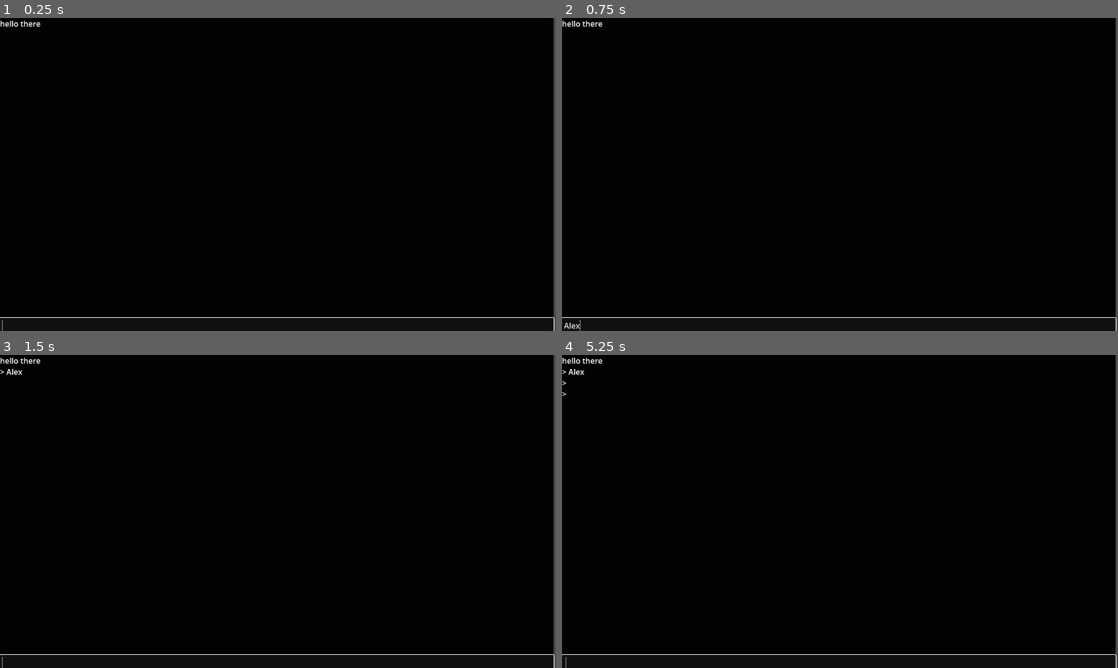
Above: before the commit, frames 1-4 (two rows, left to right).
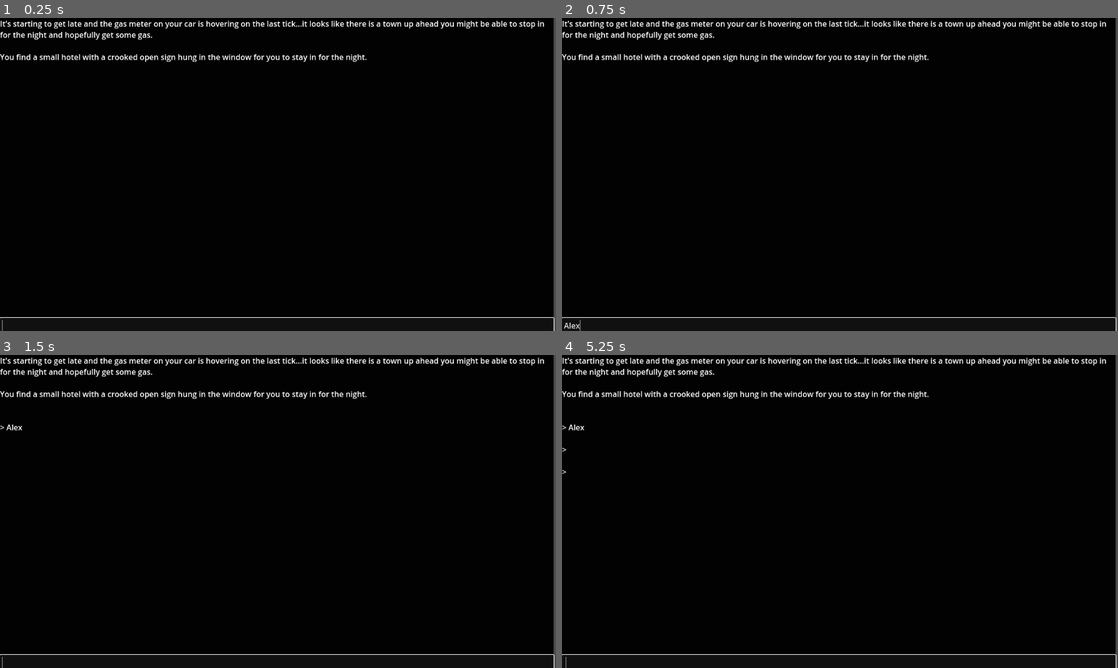
Above: after the commit, the same moments.

Repository: claramckinley/TextAdventure
Game: Godot game, scene res://main/text_adventure.tscn
The game is run twice, just before and just after one commit, with the same random seed, the same clock (stepped at 60 frames per second) and the same inputs.
Inputs (mouse positions are in pixels of both pictures, inside the frame that each line leads up to):
- Up to frame 1 (0.25 s): no input
- Up to frame 2 (0.75 s): click (840, 324) at 0.52 s; type "Alex" at 0.6 s
- Up to frame 3 (1.5 s): tap Enter at 1.25 s
- Up to frame 4 (5.25 s): tap Space at 2, 3.5, 5 s; tap Enter at 2.75, 4.25 s

The runs differ from the first frame. In frame 1, 2.0% of the frame differs, in the area x 0-98%, y 0-14%; in frame 2, 2.0%; in frame 3, 2.1%; in frame 4, 2.1%, in the area x 0-98%, y 0-38%.

Commit message:
added more stuff

Diff:
--- a/global/locations.gd
+++ b/global/locations.gd
@@ -2,7 +2,15 @@
 
 var examine = {
 	"HOTEL": "this is the hotel",
-	"CHURCH": "this is the church"
+	"CHURCH": "this is the church",
+	"STORE": "this is the general store",
+	"LIGHTHOUSE": "this is a lighthouse",
+	"BRIDGE": "this is a bridge",
+	"HOUSE": "this is someones house"
+}
+
+var blockers = {
+	"STORE" = "KEY"
 }
 
 var north = {
@@ -10,6 +18,7 @@
 }
 
 var east = {
+	"STORE": "HOTEL"
 }
 
 var south = {
@@ -17,6 +26,7 @@
 }
 
 var west = {
+	"CHURCH": "STORE"
 }
 
 var northeast = {
--- a/global/objects.gd
+++ b/global/objects.gd
@@ -5,5 +5,10 @@
 }
 
 var examine = {
-	"KEY": " and this is a key",
+	"KEY": "there is a key",
+	"BATTERY": "there is a battery",
+	"SPARK PLUG": "there is a spark plug",
+	"CAR KEY": "there is a car key",
+	"PISTON": "there is a piston",
+	"ALTERNATOR": "there is an alternator"
 }
--- a/global/player.gd
+++ b/global/player.gd
@@ -1,4 +1,6 @@
 extends Node
+
+var moves = 0
 
 var score = 0
 
--- a/main/text_adventure.gd
+++ b/main/text_adventure.gd
@@ -5,29 +5,24 @@
 
 var curr_loc = "HOTEL"
 var target = ""
-var change_score = true
-
-#enum commands {
-#	NORTH = "NORTH",
-#	EAST = "EAST",
-#	SOUTH = "SOUTH",
-#	WEST = "WEST",
-#	QUIT = "QUIT",
-#	EXAMINE = "EXAMINE"
-#}
+var change_moves = true
+var start_time
 
 func _ready():
 	user_input.caret_force_displayed = true
 	user_input.grab_focus()
-	update_display("hello there")
+	var intro_text = FileAccess.open("res://main/intro.txt", FileAccess.READ)
+	update_display(intro_text.get_as_text())
+	start_time = Time.get_ticks_msec()
 
 func update_display(text):
-	if change_score:
-		Player.score = Player.score + 1
 	display_text.add_text(text + "\n")
 
 func _on_user_input_text_submitted(new_text):
+	if change_moves:
+		Player.moves = Player.moves + 1
 	user_input.clear()
+	update_display("")
 	update_display("> " + new_text)
 	parse_input(new_text)
 
@@ -51,7 +46,7 @@
 			else:
 				update_display("i cant take that")
 		"DROP":
-			if Player.inventory.find(target) != null:
+			if Player.inventory.find(target) != -1:
 				Player.inventory.erase(target)
 				Objects.location[target] = curr_loc
 				update_display(target + " dropped")
@@ -59,21 +54,33 @@
 			if Player.inventory.size() > 0:
 				for i in Player.inventory:
 					update_display(i)
-					change_score = false
-				change_score = true
+					change_moves = false
+				change_moves = true
 			else:
 				update_display("your hands are empty")
+		"MOVES":
+			update_display("moves: " + str(Player.moves))
 		"SCORE":
 			update_display("score: " + str(Player.score))
+		"TIME":
+			update_display("total time: " + str(snapped((Time.get_ticks_msec() - start_time) / (1000.00 * 60.00), .01)))
 		"EXAMINE":
 			generate_examine()
 		"NORTH":
-			if Locations.north.has(curr_loc):
+			if Locations.north.has(curr_loc) and check_travel(Locations.north.get(curr_loc)):
 				curr_loc = Locations.north.get(curr_loc)
 				generate_examine()
 		"SOUTH":
-			if Locations.south.has(curr_loc):
+			if Locations.south.has(curr_loc) and check_travel(Locations.south.get(curr_loc)):
 				curr_loc = Locations.south.get(curr_loc)
+				generate_examine()
+		"EAST":
+			if Locations.east.has(curr_loc) and check_travel(Locations.east.get(curr_loc)):
+				curr_loc = Locations.east.get(curr_loc)
+				generate_examine()
+		"WEST":
+			if Locations.west.has(curr_loc) and check_travel(Locations.west.get(curr_loc)):
+				curr_loc = Locations.west.get(curr_loc)
 				generate_examine()
 
 func separate_input(text):
@@ -93,7 +100,21 @@
 
 func generate_examine():
 	var examine = Locations.examine.get(curr_loc)
+	update_display(examine)
 	var object = Objects.location.find_key(curr_loc)
 	if object != null:
-		examine = examine + Objects.examine.get(object)
-	update_display(examine)
+		update_display(Objects.examine.get(object))
+
+func check_travel(next_loc):
+	if Locations.blockers.has(next_loc):
+		var blocker = Locations.blockers.get(next_loc)
+		var has_blocker = Player.inventory.find(blocker)
+		if has_blocker != -1:
+			update_display("used " + blocker)
+			Player.inventory.erase(blocker)
+			return true
+		else:
+			update_display("you dont have " + blocker)
+	else:
+		return true
+	return false
Not shown, added: main/intro.txt
